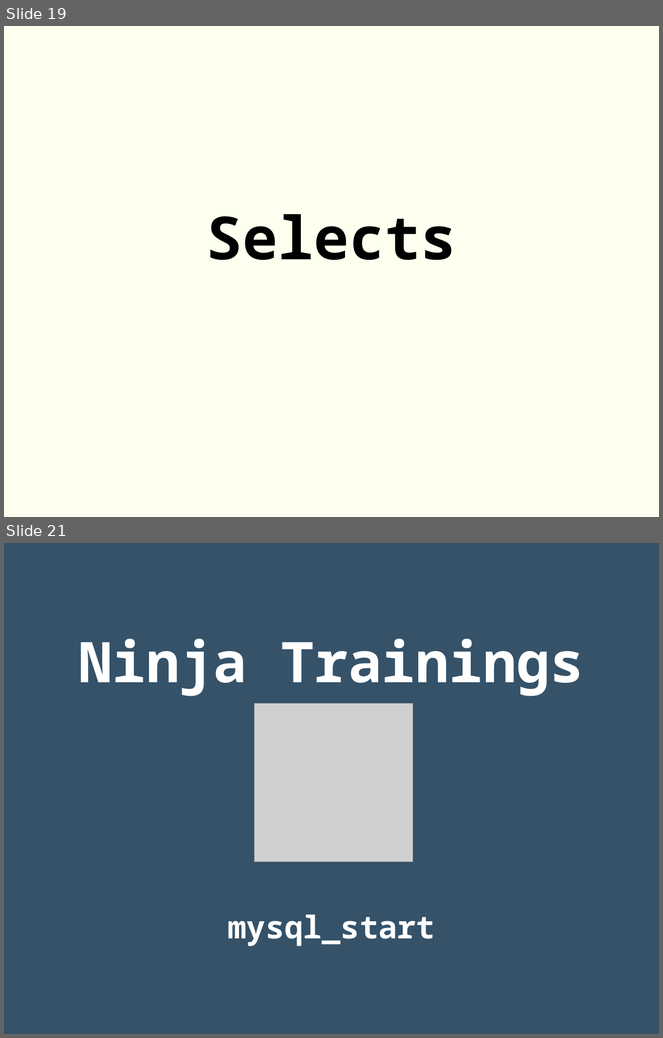
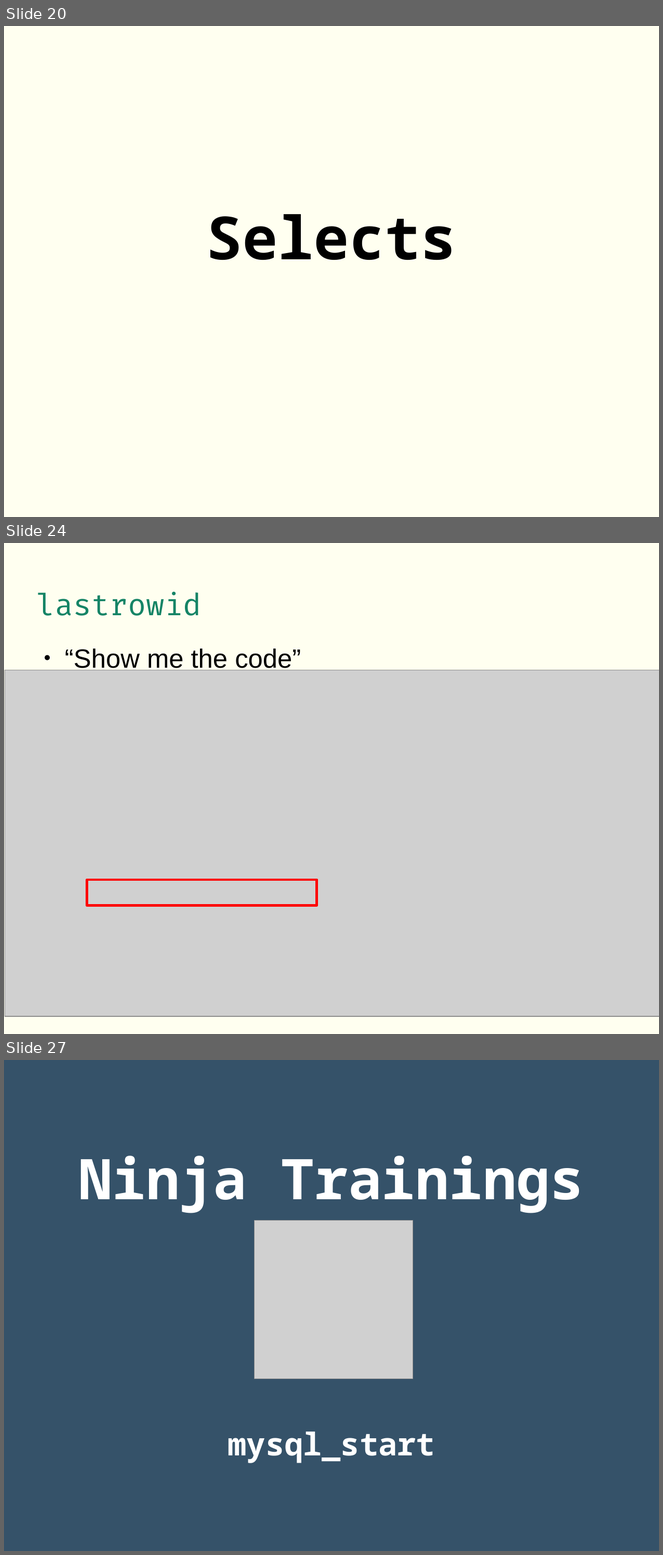
Before and after one commit to rgmf/dwes, a slide deck: unidades/06_acceso_a_bases_de_datos/presentacion/bbdd.odp. Shown one above the other, each under a label of ours: slides 19 and 21 before the commit, slides 20, 24 and 27 after it; the slides between them are not shown. The pictures are 663x1038 and 663x1555 pixels, drawn with LibreOffice and Linux fonts; fonts in the diff are those of the drawing; grey boxes stand for pictures. Boxes give left, top, right and bottom in pixels: in the first picture for what was removed or moved away, otherwise in the second. Text is boxed around its words. In the diff, an @@ line names an element or a change of style, - is before the commit and + after.

```diff
--- a/unidades/06_acceso_a_bases_de_datos/presentacion/bbdd.odp
+++ b/unidades/06_acceso_a_bases_de_datos/presentacion/bbdd.odp
@@ slide 24 added at bbox=[4, 543, 659, 1034], background #FFFFF0 @@
@@ title added at bbox=[37, 592, 201, 616], 36 pt, text #158466 @@
+lastrowid
@@ text added at bbox=[65, 649, 301, 673], 32 pt, text #000000 @@
+● “Show me the code”
@@ picture added at bbox=[5, 670, 659, 1017] @@
@@ rectangle added at bbox=[87, 880, 318, 905], outline #FF0000 3 pt @@
@@ what was slide 19 is now slide 20 @@
@@ what was slide 21 is now slide 27 @@
```
Also in this commit, not shown: 2 slides changed, 5 other slides added, 22 other files.
